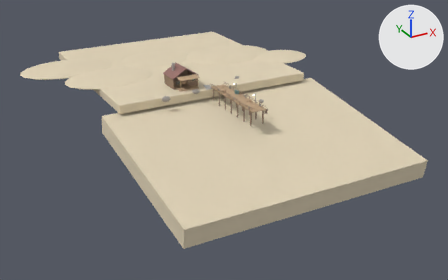
Two versions of the glTF model assets/models/lobby.glb, one commit apart.
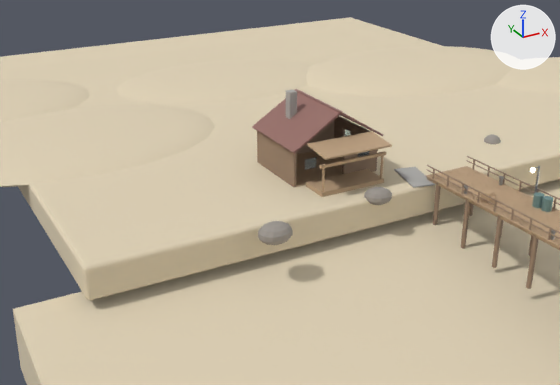
There are two pictures of each version: one whole from a 50 mm camera at (-93.5, -167.8, 67.4) aimed at (1.0, 4.1, -18.5), one close up from a 50 mm camera at (-46.5, -45.0, 28.1) aimed at (-14.2, 13.7, -1.3). Every picture has the same lights, and +X, +Y and +Z are marked at upper right. The last two pictures show the newer version. Where no turn or scale is listed for an object, it has been applied to the vertices. Vertices at exactly the same position are counted once.

Script lines for the objects in view, before the commit:
```python
ob_chimney_col = bpy.data.objects.new('Chimney-col', me_chimney_col)
ob_chimney_col.location = (0.0, 0.0, 0.0)
ob_house_floor_col = bpy.data.objects.new('House_Floor-col', me_house_floor_col)
ob_house_floor_col.location = (0.0, 0.0, 0.0)
ob_house_porch_col = bpy.data.objects.new('House_Porch-col', me_house_porch_col)
ob_house_porch_col.location = (0.0, 0.0, 0.0)
ob_house_roof_col = bpy.data.objects.new('House_Roof-col', me_house_roof_col)
ob_house_roof_col.location = (-11.93, 15.0, 5.1)
ob_house_walls_col = bpy.data.objects.new('House_Walls-col', me_house_walls_col)
ob_house_walls_col.location = (0.0, 0.0, 0.0)
ob_house_windows = bpy.data.objects.new('House_Windows', me_house_windows)
ob_house_windows.location = (0.0, 0.0, 0.0)
ob_path = bpy.data.objects.new('Path', me_path)
ob_path.location = (0.0, 0.0, 0.0)
ob_pier_rails_col = bpy.data.objects.new('Pier_Rails-col', me_pier_rails_col)
ob_pier_rails_col.location = (0.0, 0.0, 0.0)
# also in view: 'Land-col' at (0.0, 41.0, -1.5); 'Seabed-col' at (0.0, -20.6, -10.9); 'Rocks-col' at (-4.9, 6.0, 0.2); 'Pier_Deck-col' at (0.0, -6.6, 0.3); 'Dunes-col' at (-2.5, 41.0, -0.1)
```
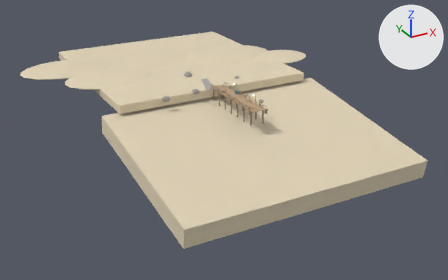
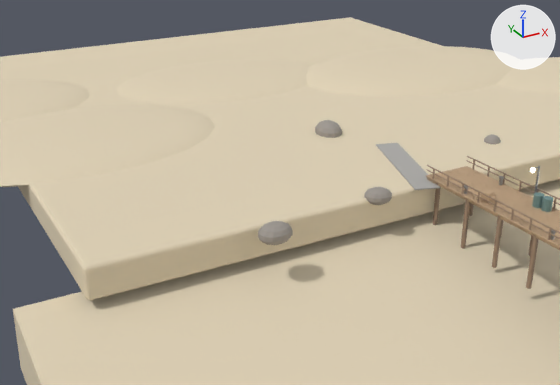
Where the newer file only moved an object's origin or applied its transform, the numbers keep the older frame.

What changed in the scene script:
```text
Change me_path:
    used by ob_path; location = (0.0, 0.0, 0.0)
    remove me_path.from_pydata(...)  # 8 vertices, 12 faces; spans x -4.47..-1.26, y 5.73..10.58, z 0.0..0.12
    add me_path.from_pydata(...)  # 8 vertices, 12 faces; spans x -4.66..1.33, y 4.98..17.13, z 0.0..0.12
    me_path part 1
    me_path.vertices[0].co: (-4.47, 6.27, 0.0) -> (-4.66, 5.72, 0.0)  # pixel (412, 187) -> pixel (415, 190)
    me_path.vertices[1].co: (-4.47, 6.27, 0.12) -> (-4.66, 5.72, 0.12)  # pixel (413, 186) -> pixel (415, 188)
    me_path.vertices[2].co: (-3.39, 10.58, 0.0) -> (-0.95, 17.13, 0.0)  # pixel (394, 169) -> pixel (375, 145)
    me_path.vertices[3].co: (-3.39, 10.58, 0.12) -> (-0.95, 17.13, 0.12)  # pixel (394, 168) -> pixel (375, 144)
    me_path.vertices[4].co: (-2.33, 5.73, 0.0) -> (-2.38, 4.98, 0.0)  # pixel (435, 185) -> pixel (440, 188)
    me_path.vertices[5].co: (-2.33, 5.73, 0.12) -> (-2.38, 4.98, 0.12)  # pixel (435, 184) -> pixel (440, 186)
    me_path.vertices[6].co: (-1.26, 10.05, 0.0) -> (1.33, 16.39, 0.0)  # pixel (415, 167) -> pixel (397, 143)
    me_path.vertices[7].co: (-1.26, 10.05, 0.12) -> (1.33, 16.39, 0.12)  # pixel (415, 166) -> pixel (397, 142)
Remove ob_house_walls_col:
    ob_house_walls_col = bpy.data.objects.new('House_Walls-col', me_house_walls_col)
    ob_house_walls_col.location = (0.0, 0.0, 0.0)
Remove ob_house_floor_col:
    ob_house_floor_col = bpy.data.objects.new('House_Floor-col', me_house_floor_col)
    ob_house_floor_col.location = (0.0, 0.0, 0.0)
Remove ob_house_roof_col:
    ob_house_roof_col = bpy.data.objects.new('House_Roof-col', me_house_roof_col)
    ob_house_roof_col.location = (-11.93, 15.0, 5.1)
Remove ob_house_windows:
    ob_house_windows = bpy.data.objects.new('House_Windows', me_house_windows)
    ob_house_windows.location = (0.0, 0.0, 0.0)
Remove ob_house_porch_col:
    ob_house_porch_col = bpy.data.objects.new('House_Porch-col', me_house_porch_col)
    ob_house_porch_col.location = (0.0, 0.0, 0.0)
Remove ob_chimney_col:
    ob_chimney_col = bpy.data.objects.new('Chimney-col', me_chimney_col)
    ob_chimney_col.location = (0.0, 0.0, 0.0)
```

Boxes [x1, y1, x2, y2] around the edits, measured in the close-ups (560 x 385 px):
'House_Porch-col', deleted (beige): before [306, 131, 392, 197]
'House_Roof-col', deleted (brown): before [252, 89, 383, 154]
'House_Walls-col', deleted (brown): before [257, 116, 378, 187]
'Path', reshaped (55% wider, 118% taller): before [394, 167, 435, 188]; after [376, 143, 440, 190]
'House_Floor-col', deleted (beige): before [296, 151, 343, 187]
'Chimney-col', deleted: before [286, 90, 297, 119]
'House_Windows', deleted: before [305, 129, 369, 170]
